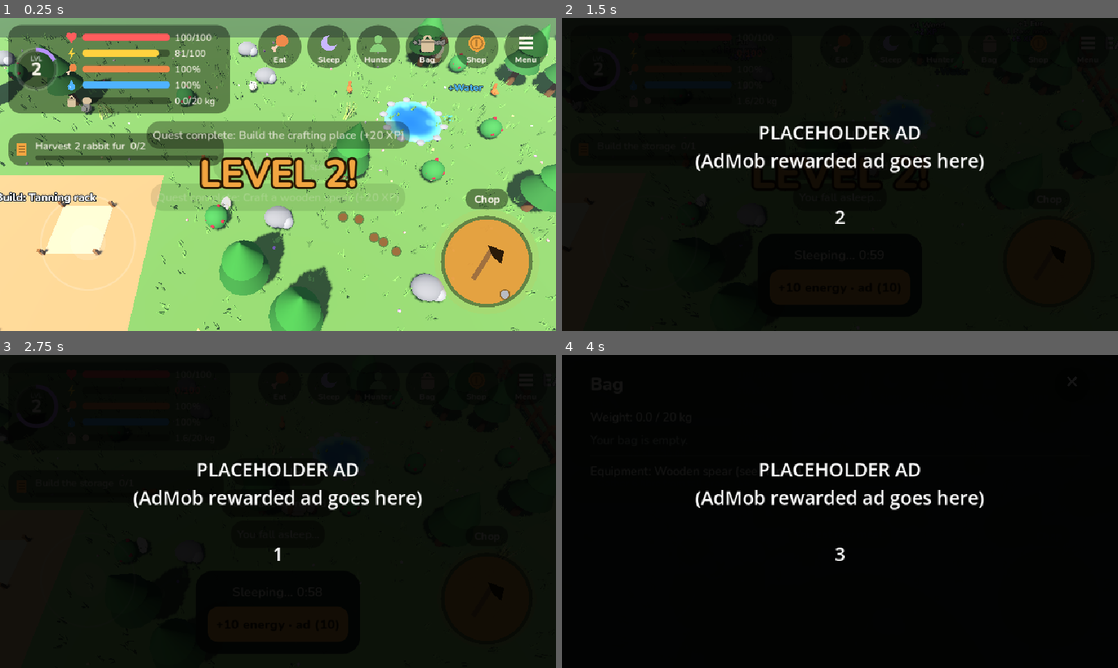
Above: before the commit, frames 1-4 (two rows, left to right).
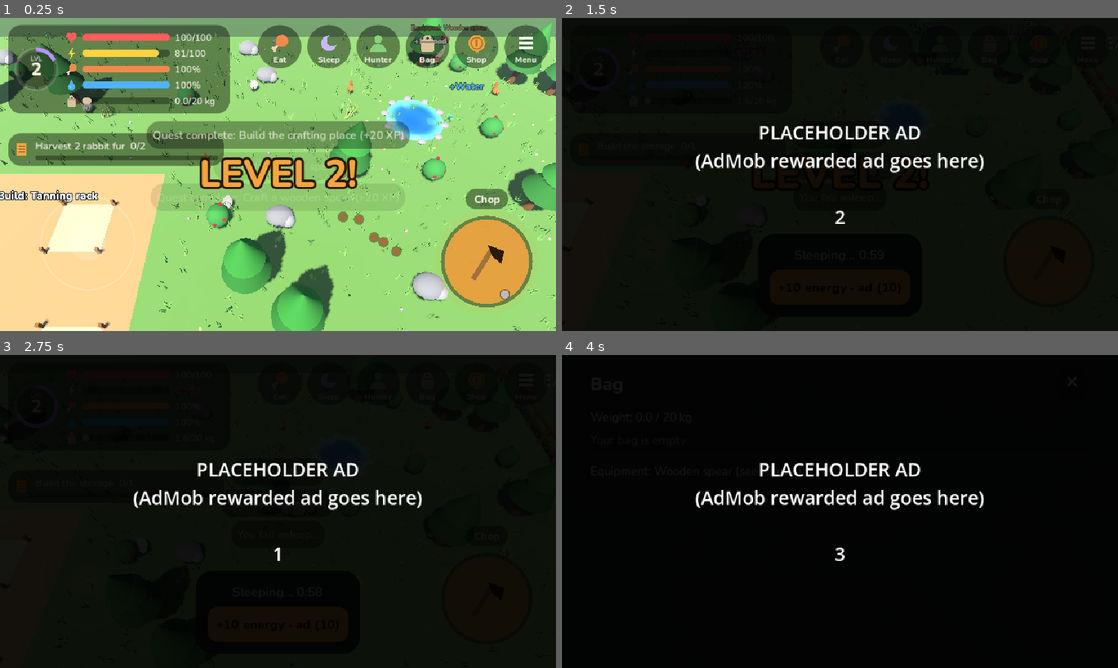
Above: after the commit, the same moments.

Repository: kallistesoft/huntingGame
Game: Godot game, scene res://tests/smoke_test.tscn
The game is run twice, just before and just after one commit, with the same random seed, the same clock (stepped at 60 frames per second) and the same inputs. This scene is started directly instead of the project's main scene.
Inputs (mouse positions are in pixels of both pictures, inside the frame that each line leads up to):
- Up to frame 1 (0.25 s): no input
- Up to frame 2 (1.5 s): click (890, 46) at 0.5 s; click (890, 46) at 1.25 s
- Up to frame 3 (2.75 s): click (278, 383) at 2 s
- Up to frame 4 (4 s): click (940, 383) at 2.77 s; click (990, 383) at 3.52 s

The runs differ from the first frame. In frame 1, 7.9% of the frame differs, in the area x 0-100%, y 0-100%; in frame 2, less than 0.1%; in frame 3, less than 0.1%; in frame 4, less than 0.1%.

Commit message:
Visible progress: building tiers, worn gear, forge plot, equip burst
- Every building tier has its own look: crate -> shed -> barn, hut ->
  chimney and window -> porch, bench -> rack and fire pit -> roofed
  workshop, one hide per tanning tier, and a forge model.
- The hunter wears the equipped pieces: hood/helm, tunic/armor, boots and
  a bag, coloured by tier; tool heads go stone -> bone -> iron.
- Game.crafted signal; finishing a piece pops a burst and "Equipped: …".
- The forge gets its plot in the camp (it had none), the quest board
  moves over a little.

Co-Authored-By: Claude Fable 5.1 <noreply@anthropic.com>

Diff:
--- a/scripts/autoload/game_state.gd
+++ b/scripts/autoload/game_state.gd
@@ -9,6 +9,7 @@
 signal changed
 signal message(text: String)
 signal leveled_up(level: int)
+signal crafted(recipe_id: String) # a craft job finished
 signal demo_finished
 signal died
 signal respawned(at_house: bool) # after giving up: the world moves the hunter home
@@ -831,6 +832,7 @@
 		gain_xp(Data.CRAFT_XP * count)
 		quest_event("craft", recipe_id, count)
 		changed.emit()
+		crafted.emit(recipe_id)
 
 
 # --- XP and quests -----------------------------------------------------------
--- a/scripts/world/main.gd
+++ b/scripts/world/main.gd
@@ -57,7 +57,8 @@
 	_add_station("storage", CAMP.position + Vector2(7.5, 2.75))
 	_add_station("house", CAMP.position + HOUSE_SPOT)
 	_add_station("tanning", CAMP.position + Vector2(13.0, 2.75))
-	_add_station("board", CAMP.position + Vector2(10, 7.75))
+	_add_station("forge", CAMP.position + Vector2(14.0, 7.75))
+	_add_station("board", CAMP.position + Vector2(9.5, 7.75))
 
 	# Reserve the spots that must stay clear of trees and rocks, then fill
 	# each zone from its data.
@@ -103,6 +104,7 @@
 			_spawn_animals(kind, z["rect"], z["animals"][kind])
 
 	Game.respawned.connect(_on_respawned)
+	Game.crafted.connect(_on_crafted)
 
 	var ui := CanvasLayer.new()
 	add_child(ui)
@@ -253,6 +255,17 @@
 	vibrate(40)
 
 
+## A new piece of equipment is worn: a burst on the hunter and its name.
+func _on_crafted(recipe_id: String) -> void:
+	var r: Dictionary = Data.RECIPES[recipe_id]
+	if not r.has("tool"):
+		return
+	Fx.burst(self, player.position + Vector3(0, 1.0, 0), Style.ACCENT, 26, 0.1, 4.5)
+	Fx.float_text(self, player.position + Vector3(0, 2.3, 0), "Equipped: %s" % Data.recipe_name(recipe_id), Style.ACCENT)
+	shake(0.1)
+	vibrate(30)
+
+
 func fx_kill_boss(node: Node3D) -> void:
 	var b: Dictionary = Data.BOSSES[node.kind]
 	var top := node.global_position + Vector3(0, 2.6, 0)
--- a/scripts/world/player.gd
+++ b/scripts/world/player.gd
@@ -16,7 +16,10 @@
 var _model: Node3D
 var _arm: Node3D
 var _spear: Node3D
+var _spear_tip: MeshInstance3D
 var _bow: Node3D
+var _bow_mesh: MeshInstance3D
+var _gear: Node3D # worn pieces, rebuilt by _update_gear
 var _zzz: Label3D
 var _knock := Vector2.ZERO
 var _zone := -1 # zone index the hunter stands in, to notice crossings
@@ -130,10 +133,60 @@
 	return false
 
 
+## Rebuilds what the hunter wears from the equipped pieces: weapon in hand,
+## hood/helm, tunic/armor, boots and a bag on the back, coloured by tier.
 func _update_gear() -> void:
 	var w := Game.weapon()
-	_spear.visible = w == "spear"
-	_bow.visible = w == "bow"
+	_spear.visible = w != "" and Data.TOOLS[w]["icon"] == "spear"
+	_bow.visible = w != "" and Data.TOOLS[w]["icon"] == "bow"
+	if w != "":
+		var metal := _tier_metal(Data.TOOLS[w].get("tier", 1))
+		_spear_tip.material_override = Shapes.material(metal)
+		_bow_mesh.material_override = Shapes.material(Color(0.45, 0.28, 0.12) if Data.TOOLS[w]["tier"] < 3 else metal)
+	for child in _gear.get_children():
+		child.queue_free()
+	var head := Game.equipped("head")
+	if head != "":
+		var t: int = Data.TOOLS[head]["tier"]
+		var c := _tier_cloth(t) if t < 3 else _tier_metal(t)
+		Shapes.add(_gear, Shapes.sphere(0.29), c, Vector3(0, 1.62, -0.03), Vector3(1, 0.75, 1))
+		if t == 2:
+			for x in [-1, 1]:
+				Shapes.add(_gear, Shapes.cylinder(0.03, 0.22, 0.0), Color(0.97, 0.94, 0.85), Vector3(x * 0.2, 1.8, 0)).rotation_degrees.z = -x * 35
+		elif t == 3:
+			Shapes.add(_gear, Shapes.box(Vector3(0.06, 0.12, 0.4)), c.darkened(0.2), Vector3(0, 1.86, -0.03)) # crest
+	var body := Game.equipped("body")
+	if body != "":
+		var t: int = Data.TOOLS[body]["tier"]
+		var c := _tier_cloth(t)
+		Shapes.add(_gear, Shapes.cylinder(0.32, 0.62), c, Vector3(0, 1.02, 0))
+		if t >= 2:
+			for x in [-1, 1]:
+				Shapes.add(_gear, Shapes.sphere(0.13), c.darkened(0.2), Vector3(x * 0.3, 1.3, 0)) # shoulder pads
+		if t >= 3:
+			Shapes.add(_gear, Shapes.cylinder(0.3, 0.14), Color(0.6, 0.6, 0.65), Vector3(0, 1.36, 0)) # fur collar
+	var feet := Game.equipped("feet")
+	if feet != "":
+		var c := _tier_cloth(Data.TOOLS[feet]["tier"])
+		for x in [-1, 1]:
+			Shapes.add(_gear, Shapes.box(Vector3(0.16, 0.22, 0.28)), c, Vector3(x * 0.12, 0.11, 0.04))
+	var bag := Game.equipped("bag")
+	if bag != "":
+		var t: int = Data.TOOLS[bag]["tier"]
+		var c := _tier_cloth(t)
+		var sz := 0.22 + 0.08 * t
+		Shapes.add(_gear, Shapes.box(Vector3(sz, sz * 1.2, 0.18)), c, Vector3(0, 1.0, -0.33))
+		Shapes.add(_gear, Shapes.box(Vector3(sz * 1.05, 0.06, 0.2)), c.darkened(0.3), Vector3(0, 1.0 + sz * 0.55, -0.33)) # flap
+
+
+## Cloth colour by tier: fur, leather, wolf pelt.
+static func _tier_cloth(tier: int) -> Color:
+	return [Color(0.78, 0.56, 0.33), Color(0.47, 0.3, 0.16), Color(0.5, 0.5, 0.56)][clampi(tier, 1, 3) - 1]
+
+
+## Tool-head colour by tier: stone, bone, iron.
+static func _tier_metal(tier: int) -> Color:
+	return [Color(0.6, 0.6, 0.62), Color(0.92, 0.88, 0.78), Color(0.55, 0.62, 0.72)][clampi(tier, 1, 3) - 1]
 
 
 ## Built facing +Z so rotation.y = atan2(x, z) points it where it walks.
@@ -144,6 +197,8 @@
 	Shapes.add(_model, Shapes.sphere(0.24), SKIN, Vector3(0, 1.55, 0))
 	Shapes.add(_model, Shapes.sphere(0.25), Color(0.35, 0.22, 0.12), Vector3(0, 1.65, -0.05), Vector3(1, 0.7, 1))
 	Shapes.add(_model, Shapes.cylinder(0.31, 0.25), Color(0.55, 0.42, 0.25), Vector3(0, 0.55, 0)) # loincloth
+	_gear = Node3D.new()
+	_model.add_child(_gear)
 	_arm = Node3D.new()
 	_arm.position = Vector3(0.32, 1.15, 0)
 	_model.add_child(_arm)
@@ -152,12 +207,13 @@
 	_arm.add_child(_spear)
 	var shaft := Shapes.add(_spear, Shapes.cylinder(0.03, 1.8), Color(0.5, 0.33, 0.15), Vector3(0, -0.5, 0.3))
 	shaft.rotation_degrees.x = 80
-	Shapes.add(_spear, Shapes.cylinder(0.06, 0.2, 0.0), Color(0.6, 0.6, 0.62), Vector3(0, -0.35, 1.2)).rotation_degrees.x = 90
+	_spear_tip = Shapes.add(_spear, Shapes.cylinder(0.06, 0.2, 0.0), Color(0.6, 0.6, 0.62), Vector3(0, -0.35, 1.2))
+	_spear_tip.rotation_degrees.x = 90
 	_bow = Node3D.new()
 	_arm.add_child(_bow)
 	var bow_mesh := TorusMesh.new()
 	bow_mesh.inner_radius = 0.38
 	bow_mesh.outer_radius = 0.42
-	var bow := Shapes.add(_bow, bow_mesh, Color(0.45, 0.28, 0.12), Vector3(0, -0.5, 0.2), Vector3(1, 1, 0.5))
-	bow.rotation_degrees.z = 90
+	_bow_mesh = Shapes.add(_bow, bow_mesh, Color(0.45, 0.28, 0.12), Vector3(0, -0.5, 0.2), Vector3(1, 1, 0.5))
+	_bow_mesh.rotation_degrees.z = 90
 	_zzz = Shapes.label(self, "Zzz", Vector3(0, 1.4, 0))
--- a/scripts/world/station.gd
+++ b/scripts/world/station.gd
@@ -96,44 +96,98 @@
 				Shapes.add(_model, Shapes.box(Vector3(0.12, 0.4, 0.12)), Color(0.5, 0.32, 0.14), Vector3(x * r, 0.2, z * r))
 		Shapes.add(_model, Shapes.box(Vector3(r * 2, 0.02, r * 2)), Color(1, 1, 1, 0.25), Vector3(0, 0.02, 0))
 		return
-	var size := 1.0 + 0.12 * (tier - 1) # each tier is a bit bigger
+	var size := 1.0 + 0.1 * (tier - 1) # each tier is a bit bigger
 	_model.scale = Vector3.ONE * size
+	var wood := Color(0.5, 0.33, 0.18)
+	var dark := wood.darkened(0.3)
+	var stone := Color(0.5, 0.5, 0.52)
+	var thatch := Color(0.72, 0.6, 0.3)
+	var tile := Color(0.5, 0.18, 0.12)
 	match kind:
 		"crafting":
-			var wood := Color(0.55, 0.36, 0.2)
-			Shapes.add(_model, Shapes.box(Vector3(r * 1.8, 0.12, r * 1.1)), wood, Vector3(0, 0.85, 0))
+			# Tier 1: a bench with an anvil stone. Tier 2: a tool rack and a
+			# fire pit. Tier 3: a roof on four posts and a second bench.
+			Shapes.add(_model, Shapes.box(Vector3(r * 1.8, 0.12, r * 1.1)), wood.lightened(0.1), Vector3(0, 0.85, 0))
 			for x in [-1, 1]:
 				for z in [-1, 1]:
-					Shapes.add(_model, Shapes.box(Vector3(0.12, 0.85, 0.12)), wood.darkened(0.3), Vector3(x * r * 0.8, 0.42, z * r * 0.45))
-			Shapes.add(_model, Shapes.box(Vector3(0.5, 0.25, 0.3)), Color(0.5, 0.5, 0.52), Vector3(-0.3, 1.03, 0)) # anvil stone
+					Shapes.add(_model, Shapes.box(Vector3(0.12, 0.85, 0.12)), dark, Vector3(x * r * 0.8, 0.42, z * r * 0.45))
+			Shapes.add(_model, Shapes.box(Vector3(0.5, 0.25, 0.3)), stone, Vector3(-0.3, 1.03, 0)) # anvil stone
 			if tier >= 2:
 				Shapes.add(_model, Shapes.cylinder(0.35, 0.3), Color(0.35, 0.3, 0.28), Vector3(r * 1.3, 0.15, 0)) # fire pit
+				Shapes.add(_model, Shapes.cylinder(0.12, 0.3, 0.0), Color(1.0, 0.55, 0.1), Vector3(r * 1.3, 0.45, 0)) # ember
+				Shapes.add(_model, Shapes.box(Vector3(0.1, 1.6, 0.1)), dark, Vector3(-r * 1.1, 0.8, -r * 0.7)) # tool rack
+				Shapes.add(_model, Shapes.box(Vector3(0.9, 0.08, 0.08)), dark, Vector3(-r * 0.75, 1.5, -r * 0.7))
+				Shapes.add(_model, Shapes.box(Vector3(0.22, 0.14, 0.05)), stone, Vector3(-r * 0.55, 1.25, -r * 0.7)) # hanging axe head
+				Shapes.add(_model, Shapes.cylinder(0.025, 0.5), wood, Vector3(-r * 0.55, 1.1, -r * 0.7))
 			if tier >= 3:
-				Shapes.add(_model, Shapes.box(Vector3(r * 1.8, 0.08, r * 1.3)), Color(0.5, 0.18, 0.12), Vector3(0, 2.0, 0)) # roof
+				for x in [-1, 1]:
+					for z in [-1, 1]:
+						Shapes.add(_model, Shapes.box(Vector3(0.14, 2.2, 0.14)), dark, Vector3(x * r * 1.4, 1.1, z * r * 1.1))
+				var roof := PrismMesh.new()
+				roof.size = Vector3(r * 3.2, 0.7, r * 2.6)
+				Shapes.add(_model, roof, thatch, Vector3(0, 2.55, 0))
+				Shapes.add(_model, Shapes.box(Vector3(r * 0.9, 0.1, r * 0.8)), wood.lightened(0.1), Vector3(r * 0.5, 0.7, -r * 0.9)) # second bench
+				Shapes.add(_model, Shapes.box(Vector3(0.35, 0.2, 0.25)), Color(0.35, 0.37, 0.42), Vector3(r * 0.5, 0.85, -r * 0.9)) # iron anvil
 		"storage":
-			var wood := Color(0.45, 0.3, 0.18)
-			Shapes.add(_model, Shapes.box(Vector3(r * 1.8, 1.0, r * 1.2)), wood, Vector3(0, 0.5, 0))
-			Shapes.add(_model, Shapes.box(Vector3(r * 1.9, 0.12, r * 1.3)), wood.darkened(0.3), Vector3(0, 1.06, 0))
-			for i in tier - 1:
-				Shapes.add(_model, Shapes.box(Vector3(0.6, 0.6, 0.6)), wood.lightened(0.15), Vector3(r * 1.25, 0.3 + i * 0.6, -0.2))
+			# Tier 1: a crate. Tier 2: a shed with a flat roof and barrels.
+			# Tier 3: a barn with a pitched roof and a wide door.
+			if tier == 1:
+				Shapes.add(_model, Shapes.box(Vector3(r * 1.8, 1.0, r * 1.2)), wood, Vector3(0, 0.5, 0))
+				Shapes.add(_model, Shapes.box(Vector3(r * 1.9, 0.12, r * 1.3)), dark, Vector3(0, 1.06, 0))
+			else:
+				var h := 1.5 if tier == 2 else 2.0
+				Shapes.add(_model, Shapes.box(Vector3(r * 2.0, h, r * 1.6)), wood, Vector3(0, h / 2.0, 0))
+				for i in 4: # plank lines
+					Shapes.add(_model, Shapes.box(Vector3(r * 2.02, 0.04, r * 1.62)), dark, Vector3(0, 0.3 + i * (h - 0.4) / 3.0, 0))
+				Shapes.add(_model, Shapes.box(Vector3(0.9, h * 0.6, 0.06)), dark, Vector3(0, h * 0.3, r * 0.8)) # door
+				if tier == 2:
+					Shapes.add(_model, Shapes.box(Vector3(r * 2.3, 0.12, r * 1.9)), dark, Vector3(0, h + 0.06, 0))
+				else:
+					var roof := PrismMesh.new()
+					roof.size = Vector3(r * 2.4, 0.9, r * 2.0)
+					Shapes.add(_model, roof, tile, Vector3(0, h + 0.45, 0))
+					Shapes.add(_model, Shapes.box(Vector3(0.5, 0.5, 0.06)), Color(0.85, 0.9, 1.0), Vector3(0, h * 0.75, r * 0.81)) # loft window
+				for i in tier - 1: # barrels beside it
+					Shapes.add(_model, Shapes.cylinder(0.3, 0.7), wood.lightened(0.2), Vector3(r * 1.4, 0.35, -r * 0.5 + i * 0.7))
+					Shapes.add(_model, Shapes.cylinder(0.31, 0.06), dark, Vector3(r * 1.4, 0.35, -r * 0.5 + i * 0.7))
 		"house":
+			# Tier 1: a hut. Tier 2: chimney and window. Tier 3: a porch under
+			# a wider roof and a second window.
 			Shapes.add(_model, Shapes.box(Vector3(r * 1.9, 1.6, r * 1.9)), Color(0.62, 0.4, 0.25), Vector3(0, 0.8, 0))
 			var roof := PrismMesh.new()
-			roof.size = Vector3(r * 2.3, 1.1, r * 2.3)
-			Shapes.add(_model, roof, Color(0.5, 0.18, 0.12), Vector3(0, 2.15, 0))
+			roof.size = Vector3(r * 2.3, 1.1, r * (2.3 if tier < 3 else 3.1))
+			Shapes.add(_model, roof, tile, Vector3(0, 2.15, 0 if tier < 3 else r * 0.4))
 			Shapes.add(_model, Shapes.box(Vector3(0.5, 0.9, 0.05)), Color(0.3, 0.18, 0.1), Vector3(0, 0.45, r * 0.96)) # door
 			if tier >= 2:
-				Shapes.add(_model, Shapes.box(Vector3(0.3, 0.8, 0.3)), Color(0.5, 0.5, 0.52), Vector3(r * 0.6, 2.5, -0.3)) # chimney
+				Shapes.add(_model, Shapes.box(Vector3(0.3, 0.8, 0.3)), stone, Vector3(r * 0.6, 2.5, -0.3)) # chimney
+				Shapes.add(_model, Shapes.box(Vector3(0.45, 0.45, 0.05)), Color(0.85, 0.9, 1.0), Vector3(-r * 0.5, 1.0, r * 0.96)) # window
+			if tier >= 3:
+				for x in [-1, 1]:
+					Shapes.add(_model, Shapes.box(Vector3(0.12, 1.5, 0.12)), dark, Vector3(x * r * 0.95, 0.75, r * 1.5)) # porch posts
+				Shapes.add(_model, Shapes.box(Vector3(r * 2.1, 0.08, r * 0.9)), wood, Vector3(0, 0.04, r * 1.35)) # porch floor
+				Shapes.add(_model, Shapes.box(Vector3(0.45, 0.45, 0.05)), Color(0.85, 0.9, 1.0), Vector3(r * 0.95, 1.0, -r * 0.3)) # side window
 		"tanning":
-			var wood := Color(0.45, 0.3, 0.18)
-			for x in [-1, 1]:
-				Shapes.add(_model, Shapes.box(Vector3(0.14, 1.9, 0.14)), wood, Vector3(x * r * 0.9, 0.95, 0))
-			Shapes.add(_model, Shapes.box(Vector3(r * 1.95, 0.1, 0.1)), wood.darkened(0.2), Vector3(0, 1.85, 0))
-			Shapes.add(_model, Shapes.box(Vector3(r * 1.3, 1.15, 0.06)), Color(0.78, 0.6, 0.4), Vector3(0, 1.15, 0)) # stretched hide
-			if tier >= 2:
+			# One stretched hide per tier, plus a drying line at tier 3.
+			for i in tier:
+				var z := -i * 0.7
 				for x in [-1, 1]:
-					Shapes.add(_model, Shapes.box(Vector3(0.12, 1.5, 0.12)), wood, Vector3(x * r * 0.9, 0.75, -0.7))
-				Shapes.add(_model, Shapes.box(Vector3(r * 1.1, 0.95, 0.06)), Color(0.62, 0.42, 0.26), Vector3(0, 0.95, -0.7))
+					Shapes.add(_model, Shapes.box(Vector3(0.14, 1.9 - i * 0.2, 0.14)), wood, Vector3(x * r * 0.9, 0.95 - i * 0.1, z))
+				Shapes.add(_model, Shapes.box(Vector3(r * 1.95, 0.1, 0.1)), dark, Vector3(0, 1.85 - i * 0.2, z))
+				var hide: Color = [Color(0.78, 0.6, 0.4), Color(0.62, 0.42, 0.26), Color(0.5, 0.5, 0.55)][i]
+				Shapes.add(_model, Shapes.box(Vector3(r * 1.3, 1.15 - i * 0.1, 0.06)), hide, Vector3(0, 1.15 - i * 0.1, z))
+			if tier >= 3:
+				Shapes.add(_model, Shapes.cylinder(0.02, r * 2.4), dark, Vector3(0, 1.4, r * 0.9)).rotation_degrees.z = 90
+				for i in 3:
+					Shapes.add(_model, Shapes.box(Vector3(0.35, 0.5, 0.04)), Color(0.55, 0.52, 0.58), Vector3(-r * 0.7 + i * r * 0.7, 1.12, r * 0.9))
+		"forge":
+			# A stone hearth with a chimney stack, a glowing mouth and an anvil.
+			Shapes.add(_model, Shapes.box(Vector3(r * 1.6, 1.2, r * 1.2)), stone, Vector3(0, 0.6, 0))
+			Shapes.add(_model, Shapes.box(Vector3(0.6, 1.6, 0.6)), stone.darkened(0.15), Vector3(-r * 0.4, 1.9, -r * 0.2)) # stack
+			Shapes.add(_model, Shapes.box(Vector3(0.6, 0.45, 0.1)), Color(1.0, 0.5, 0.1), Vector3(0.1, 0.55, r * 0.61)) # glowing mouth
+			Shapes.add(_model, Shapes.box(Vector3(0.45, 0.22, 0.28)), Color(0.35, 0.37, 0.42), Vector3(r * 1.2, 0.75, 0.2)) # anvil
+			Shapes.add(_model, Shapes.cylinder(0.3, 0.6), dark, Vector3(r * 1.2, 0.3, 0.2)) # anvil stump
+			Shapes.add(_model, Shapes.box(Vector3(0.5, 0.25, 0.8)), wood, Vector3(-r * 1.2, 0.35, 0.3)) # bellows
+			Shapes.add(_model, Shapes.cylinder(0.04, 0.9), dark, Vector3(-r * 1.2, 0.55, -0.2)).rotation_degrees.x = 90
 
 
 func _build_board() -> void:
--- a/tests/smoke_test.gd
+++ b/tests/smoke_test.gd
@@ -387,6 +387,8 @@
 
 	Game.dev_set_tier("house", 2)
 	Game.dev_set_tier("crafting", 3)
+	var forge := _nearest(func(n: Node) -> bool: return n.get("kind") == "forge")
+	check(forge != null, "the camp has a forge plot")
 	Game.dev_set_tier("forge", 1)
 	Game.storage = {"iron_ore": 10, "wood": 10, "bone": 5, "rope": 5}
 	Game.craft_jobs = {}
@@ -441,6 +443,8 @@
 	Game.start_craft("leather_boots")
 	await _finish_timers()
 	check(Game.has_tool("leather_boots") and not Game.has_tool("fibre_wraps"), "boots upgrade consumed the wraps")
+	await _frames(2)
+	check(player._gear.get_child_count() >= 2, "boots show on the hunter")
 	check(Game.equipped("feet") == "leather_boots" and Game.move_speed() > base_speed * 1.25, "leather boots are equipped and faster")
 	Game.tools["fur_tunic"] = true
 	Game.start_craft("leather_armor")
Not shown, changed: CLAUDE.md
